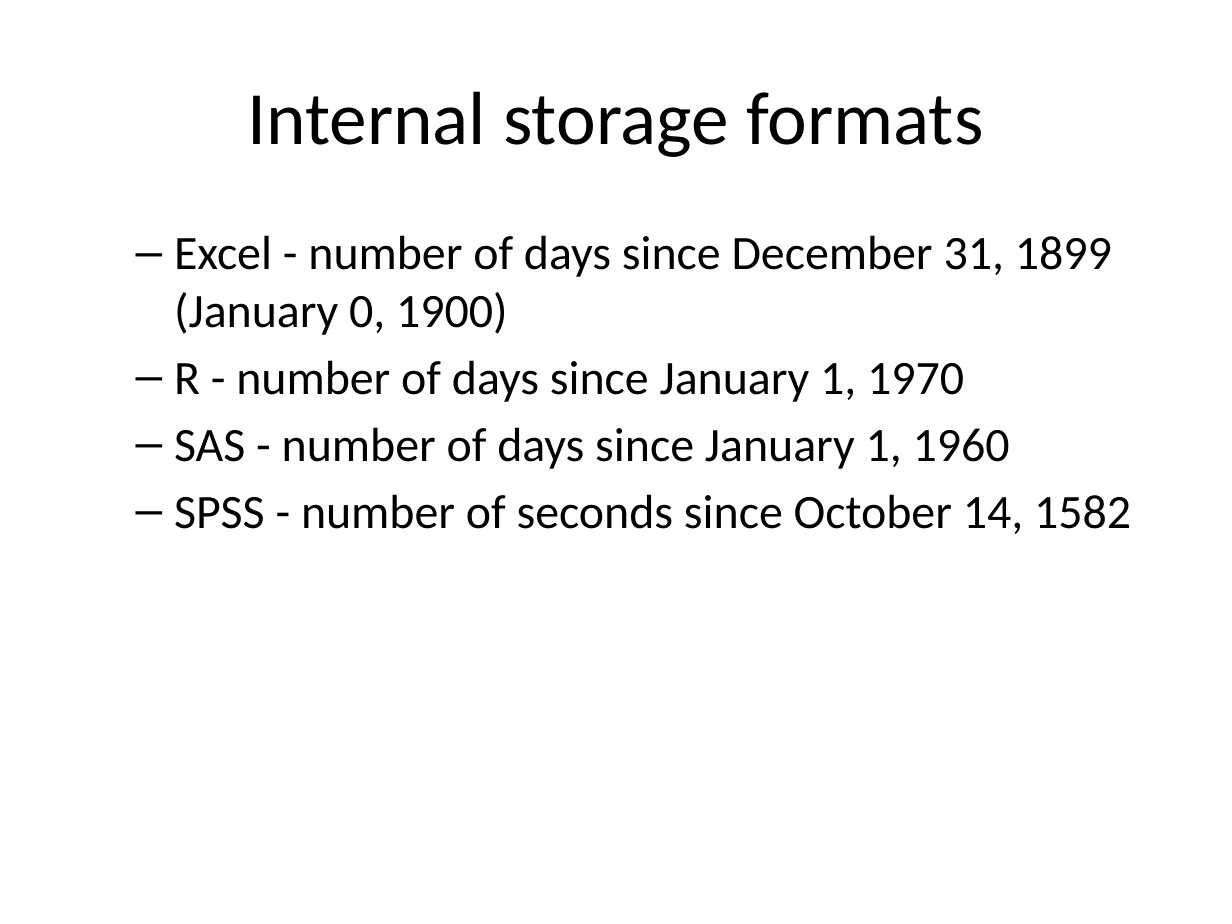
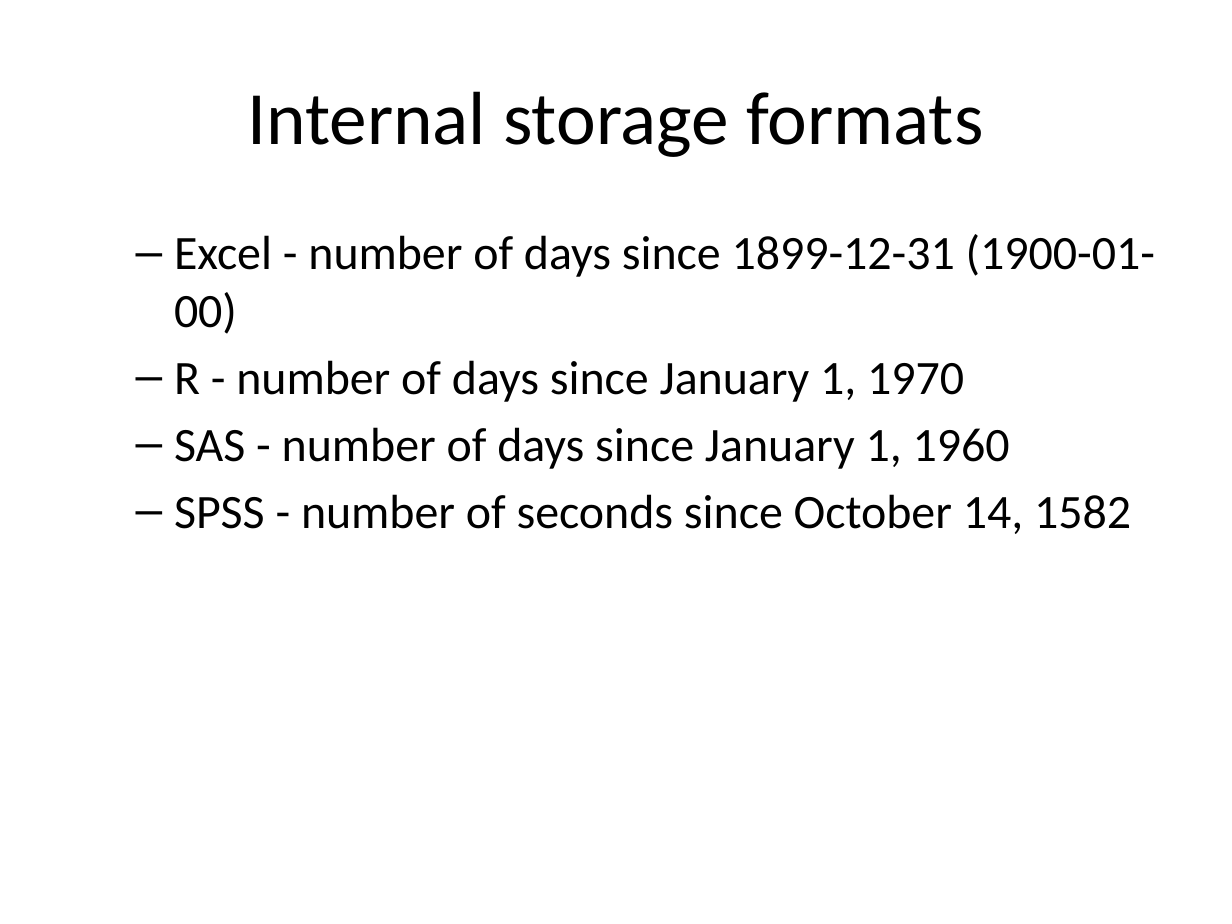
Before and after one commit to classes-medb/5510, a slide deck: slide 12 of src/video-11-data-management.pptx (slide 9 before the commit). Drawn at 1232x924 pixels with LibreOffice and Linux fonts; fonts in the diff are those of the drawing. Boxes give left, top, right and bottom in pixels: in the first picture for what was removed or moved away, otherwise in the second. Text is boxed around its words. In the diff, an @@ line names an element or a change of style, - is before the commit and + after.

```diff
--- a/src/video-11-data-management.pptx
+++ b/src/video-11-data-management.pptx
@@ text at (174,234,1155,334): text changed @@
-  – Excel - number of days since December 31, 1899 (January 0, 1900)
+  – Excel - number of days since 1899-12-31 (1900-01-00)
```
Also in this commit, not shown: 10 other slides changed, 11 slides added, 24 slides removed, 4 other files.
